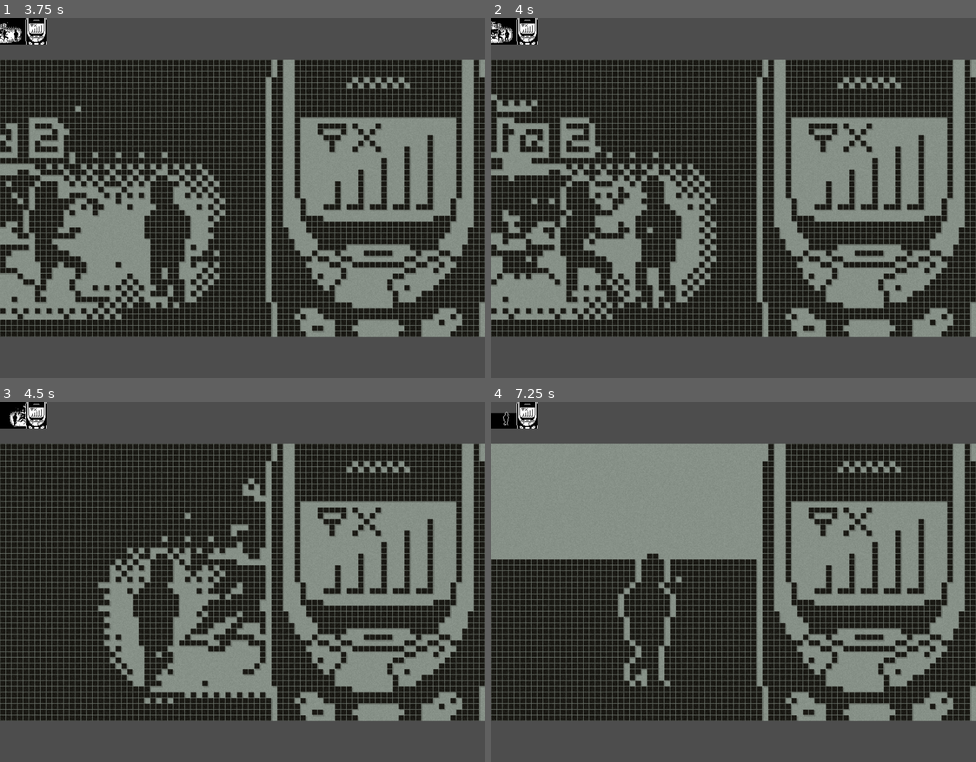
Above: before the commit, frames 1-4 (two rows, left to right).
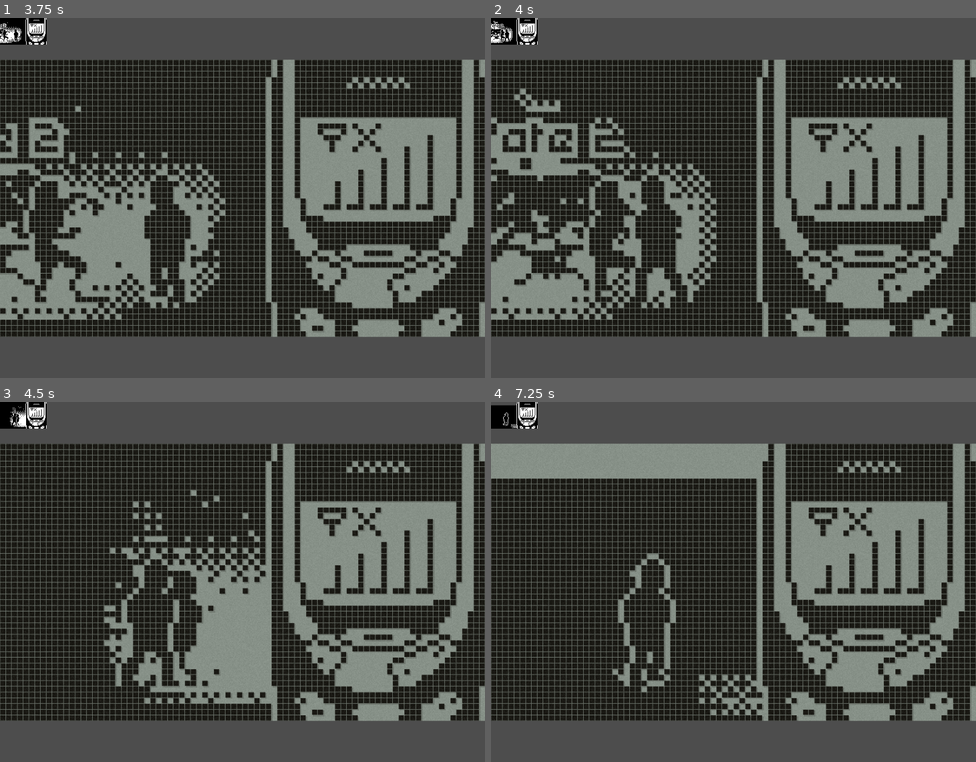
Above: after the commit, the same moments.

Repository: Eptwalabha/nj6-freeze
Game: Godot game, scene res://main.tscn
The game is run twice, just before and just after one commit, with the same random seed, the same clock (stepped at 60 frames per second) and the same inputs. Sound files missing from this copy of the repository are replaced by a short silence.
Inputs:
- Up to frame 1 (3.75 s): tap Enter at 0.5 s; hold Space (action-confirm) 0.53-1.28 s; hold Right (move_right) 0.53-2.03 s; tap Up (move_up) at 0.77, 1.52, 3.02 s; tap Space (action-confirm) at 1.35, 2.85 s; hold Space (action-confirm) 2.03-2.78 s; hold Left (move_left) from 2.03 s (still down); hold Space (action-confirm) from 3.53 s (still down)
- Up to frame 2 (4 s): keep holding Left (move_left); keep holding Space (action-confirm); tap Up (move_up) at 3.77 s
- Up to frame 3 (4.5 s): release Left (move_left) at 4.28 s; release Space (action-confirm) at 4.28 s; hold Right (move_right) from 4.28 s (still down); tap Space (action-confirm) at 4.35 s
- Up to frame 4 (7.25 s): keep holding Right (move_right); tap Up (move_up) at 4.52, 6.02, 6.77 s; hold Space (action-confirm) 5.03-5.78 s; tap Space (action-confirm) at 5.85 s; hold Space (action-confirm) from 6.53 s (still down)

Frame 1 is identical in both runs. In frame 2, 7.0% of the frame differs, in the area x 0-47%, y 0-80%; in frame 3, 6.5%; in frame 4, 14%, in the area x 0-57%, y 0-88%.

Commit message:
player is not blocked by enemy anymore

Diff:
--- a/scene/core/player.tscn
+++ b/scene/core/player.tscn
@@ -118,7 +118,7 @@
 [sub_resource type="CircleShape2D" id="CircleShape2D_70apu"]
 
 [node name="Player" type="CharacterBody2D"]
-collision_mask = 7
+collision_mask = 3
 slide_on_ceiling = false
 floor_max_angle = 1.0472
 script = ExtResource("1_gs02o")
--- a/scene/enemies/shadow.tscn
+++ b/scene/enemies/shadow.tscn
@@ -323,8 +323,18 @@
 [sub_resource type="AnimationNodeAnimation" id="AnimationNodeAnimation_bvibi"]
 animation = &"staggered"
 
-[sub_resource type="AnimationNodeAnimation" id="AnimationNodeAnimation_5yck0"]
+[sub_resource type="AnimationNodeAnimation" id="AnimationNodeAnimation_8e5g7"]
 animation = &"wait"
+
+[sub_resource type="AnimationNodeTimeScale" id="AnimationNodeTimeScale_nttb1"]
+
+[sub_resource type="AnimationNodeBlendTree" id="AnimationNodeBlendTree_lwyh7"]
+nodes/Animation/node = SubResource("AnimationNodeAnimation_8e5g7")
+nodes/Animation/position = Vector2(200, 180)
+nodes/TimeScale/node = SubResource("AnimationNodeTimeScale_nttb1")
+nodes/TimeScale/position = Vector2(400, 160)
+nodes/output/position = Vector2(640, 180)
+node_connections = [&"TimeScale", 0, &"Animation", &"output", 0, &"TimeScale"]
 
 [sub_resource type="AnimationNodeStateMachineTransition" id="AnimationNodeStateMachineTransition_v7hmj"]
 advance_mode = 2
@@ -385,19 +395,19 @@
 states/End/position = Vector2(1021, 100)
 states/Start/position = Vector2(-11, 100)
 states/attack/node = SubResource("AnimationNodeBlendTree_fr04p")
-states/attack/position = Vector2(572, 290)
+states/attack/position = Vector2(565, 304)
 states/chasing/node = SubResource("AnimationNodeAnimation_kr2n0")
-states/chasing/position = Vector2(395, 100)
+states/chasing/position = Vector2(238, 220)
 states/escape/node = SubResource("AnimationNodeBlendTree_u8vsk")
 states/escape/position = Vector2(824, 189)
 states/recover/node = SubResource("AnimationNodeAnimation_06pmn")
-states/recover/position = Vector2(395, -30)
+states/recover/position = Vector2(503, -180)
 states/staggered/node = SubResource("AnimationNodeAnimation_bvibi")
 states/staggered/position = Vector2(813, -41)
-states/wait/node = SubResource("AnimationNodeAnimation_5yck0")
-states/wait/position = Vector2(227, -138)
-transitions = ["chasing", "staggered", SubResource("Animatio …(865 unchanged characters)… ce("AnimationNodeStateMachineTransition_ymv0e"), "wait", "chasing", SubResource("AnimationNodeStateMachineTransition_0dedj"), "wait", "staggered", SubResource("AnimationNodeStateMachineTransition_d37wd")]
-graph_offset = Vector2(-106, -153)
+states/wait/node = SubResource("AnimationNodeBlendTree_lwyh7")
+states/wait/position = Vector2(225, -41)
+transitions = ["chasing", "staggered", SubResource("Animatio …(865 unchanged characters)… ce("AnimationNodeStateMachineTransition_dheb0"), "wait", "chasing", SubResource("AnimationNodeStateMachineTransition_po1ru"), "wait", "staggered", SubResource("AnimationNodeStateMachineTransition_phlvl")]
+graph_offset = Vector2(-147, -325)
 
 [node name="Shadow" type="CharacterBody2D" groups=["shadow"]]
 collision_layer = 4
@@ -459,6 +469,7 @@
 parameters/conditions/waiting = false
 parameters/attack/TimeScale/scale = 1.0
 parameters/escape/TimeScale/scale = 3.0
+parameters/wait/TimeScale/scale = 0.5
 
 [node name="Timer" type="Timer" parent="."]
 wait_time = 3.0
Not shown: 2 places in scene/enemies/shadow.tscn that only renumber resources
